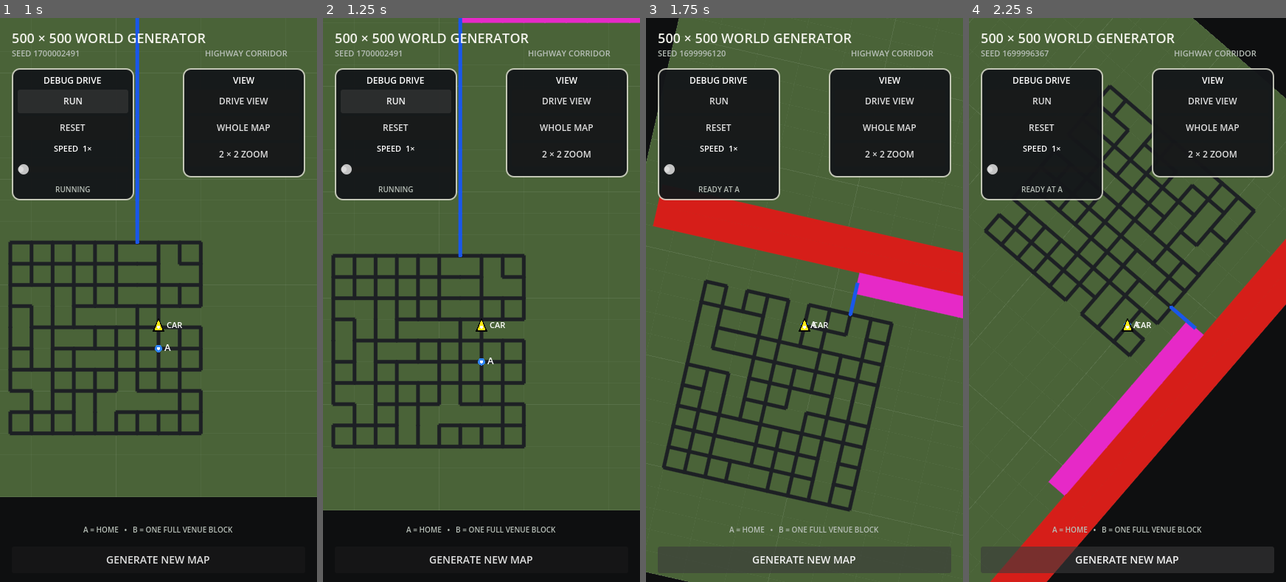
Above: before the commit, frames 1-4 (left to right).
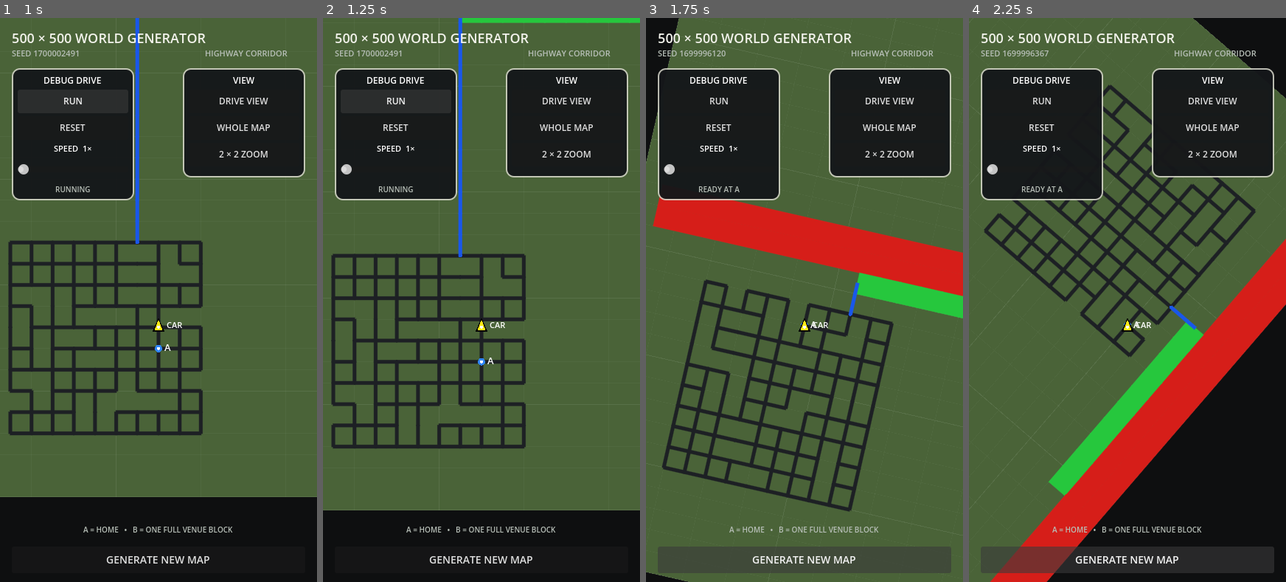
Above: after the commit, the same moments.

Repository: patrickcallahancomedy/comedian
Game: Godot game, scene res://scenes/drive/grid_world_prototype.tscn
Same seed, same stepped clock (60 frames per second), same inputs: the game is played once before the commit and once after it. This scene is started directly instead of the project's main scene.
Inputs:
- Up to frame 1 (1 s): click "RUN" at 0.5 s
- Up to frame 2 (1.25 s): no input
- Up to frame 3 (1.75 s): click "GENERATE NEW MAP" at 1.25 s
- Up to frame 4 (2.25 s): click "GENERATE NEW MAP" at 2 s

Frame 1 is identical in both runs. In frame 2, 0.5% of the frame differs, in the area x 43-100%, y 0-1%; in frame 3, 1.3%; in frame 4, 2.7%, in the area x 24-75%, y 53-85%.

Commit message:
Color on ramp green

Diff:
--- a/godot/scripts/drive/grid_world_map.gd
+++ b/godot/scripts/drive/grid_world_map.gd
@@ -12,6 +12,7 @@
 const ROAD_COLOR := Color(0.115, 0.125, 0.14)
 const CONNECTOR_COLOR := Color(0.10, 0.34, 0.92)
 const RAMP_COLOR := Color(0.90, 0.16, 0.78)
+const ON_RAMP_COLOR := Color(0.15, 0.78, 0.24)
 const HIGHWAY_COLOR := Color(0.84, 0.12, 0.10)
 
 const HOME_COLOR := Color(0.18, 0.52, 0.98)
@@ -324,7 +325,11 @@
 						float(generator.HIGHWAY_LANE_SPACING)
 						* HIGHWAY_LANE_FILL_RATIO
 					)
-					color = RAMP_COLOR
+					color = (
+						ON_RAMP_COLOR
+						if generator.is_on_ramp_edge(a, b)
+						else RAMP_COLOR
+					)
 				generator.RoadClass.HIGHWAY:
 					_draw_two_lane_highway(
 						Vector2(generator.nodes[a]),
